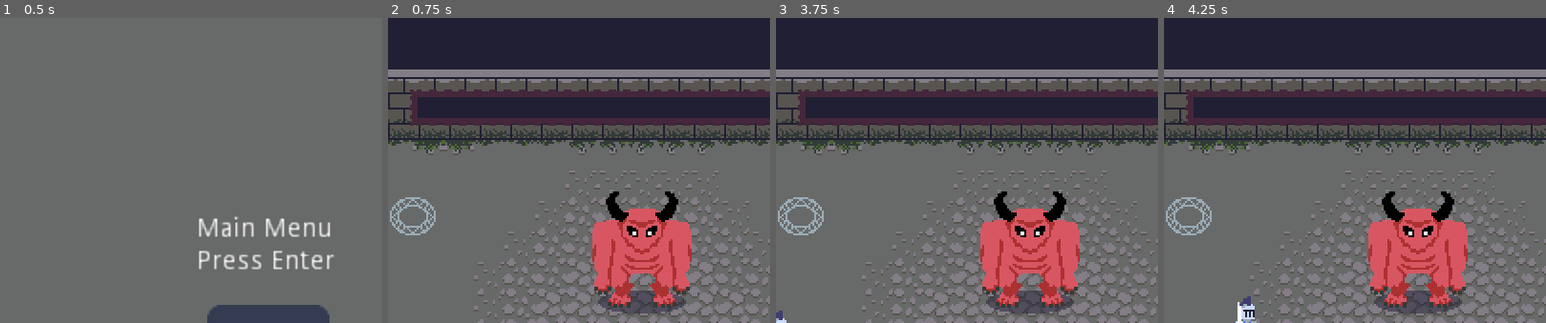
Above: before the commit, frames 1-4 (left to right).
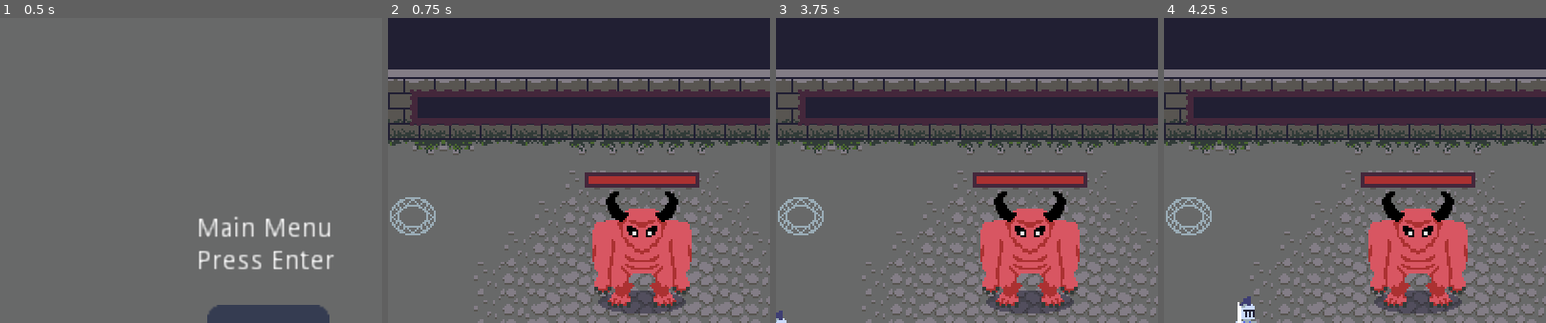
Above: after the commit, the same moments.

Repository: svntax/LD46-KeepItAlive
Game: Godot game, scene res://MainMenu/Main.tscn
The game is run twice, just before and just after one commit, with the same random seed, the same clock (stepped at 60 frames per second) and the same inputs. The engine's default icon, where the game draws it, is replaced by a stand-in: a white triangle on a blue panel in a dark square.
Inputs (mouse positions are % of the whole screen's width and height, from its top left):
- Up to frame 1 (0.5 s): no input
- Up to frame 2 (0.75 s): tap Enter (ui_accept) at 0.5 s; move the mouse to (72, 45) at 0.52 s; hold Right (MOVE_RIGHT) from 0.53 s (still down); click (72, 45) at 0.6 s
- Up to frame 3 (3.75 s): tap Enter (ui_accept) at 0.77, 1.52, 3.02 s; move the mouse to (30, 55) at 1.27 s; release Right (MOVE_RIGHT) at 1.28 s; hold Down (MOVE_DOWN) 1.28-2.03 s; click (30, 55) at 1.35 s; move the mouse to (60, 28) at 2.02 s; hold Right (MOVE_RIGHT) 2.03-2.78 s; click (60, 28) at 2.1 s; move the mouse to (45, 70) at 2.77 s; hold Up (MOVE_UP) 2.78-3.53 s; click (45, 70) at 2.85 s; move the mouse to (80, 65) at 3.52 s; hold Left (MOVE_LEFT) from 3.53 s (still down); click (80, 65) at 3.6 s
- Up to frame 4 (4.25 s): keep holding Left (MOVE_LEFT); tap Enter (ui_accept) at 3.77 s
The pictures show only the part of the screen within x 17-67%, y 0-50%; the shares and areas given below are measured in that part.

Frame 1 is identical in both runs. In frame 2, 1.5% of the frame differs, in the area x 51-82%, y 50-56%; in frame 3, 1.5%; in frame 4, 1.5%.

Commit message:
Added healthbar to boss.

Diff:
--- a/Allies/Boss.gd
+++ b/Allies/Boss.gd
@@ -10,7 +10,8 @@
 onready var velocity : Vector2 = Vector2()
 onready var knockback_velocity : Vector2 = Vector2()
 
-onready var health = 10
+const MAX_HEALTH = 10
+onready var health = MAX_HEALTH
 onready var is_dead = false
 
 onready var shoot_timer = $ShootTimer
@@ -20,6 +21,7 @@
 onready var animation_player = $AnimationPlayer
 onready var effects_player = $EffectsPlayer
 onready var shockwave_spawn_pos = $ShockwaveSpawnPosition
+onready var health_bar = $UI/HealthBar
 
 onready var AGGRO_RANGE = 300
 onready var SPEED = 500
@@ -43,8 +45,9 @@
     movement_duration_timer.connect("timeout", self, "_end_movement")
     movement_duration_timer.one_shot = true
 
+    hitbox.connect("body_entered", self, "_on_body_entered")
 
-    hitbox.connect("body_entered", self, "_on_body_entered")
+    health_bar.set_value(100)
 
 # Shoots a bullet towards the player
 #func shoot_bullet() -> void:
@@ -99,12 +102,17 @@
     hitbox.monitorable = false
     game_root.game_over()
 
+func update_health_bar() -> void:
+    var value = floor(100.0 * health / MAX_HEALTH)
+    health_bar.set_value(value)
+
 func damage() -> void:
     if health <= 0:
         pass
     else:
         if !effects_player.is_playing():
             health -= 1
+            update_health_bar()
             if health <= 0:
                 # Do NOT queue_free() the boss, do a custom death handling
                 kill()
--- a/Allies/Boss.tscn
+++ b/Allies/Boss.tscn
@@ -195,6 +195,22 @@
 "values": [ false, true, false, true, false, true ]
 }
 
+[sub_resource type="StyleBoxFlat" id=6]
+bg_color = Color( 0.67451, 0.196078, 0.196078, 1 )
+anti_aliasing = false
+
+[sub_resource type="StyleBoxFlat" id=7]
+bg_color = Color( 0.270588, 0.156863, 0.235294, 1 )
+border_width_left = 1
+border_width_top = 1
+border_width_right = 1
+border_width_bottom = 1
+border_color = Color( 0.270588, 0.156863, 0.235294, 1 )
+expand_margin_left = 2.0
+expand_margin_right = 2.0
+expand_margin_top = 2.0
+expand_margin_bottom = 2.0
+
 [node name="Boss" type="KinematicBody2D" groups=[
 "Boss",
 ]]
@@ -268,4 +284,22 @@
 
 [node name="EffectsPlayer" type="AnimationPlayer" parent="."]
 anims/damaged = SubResource( 5 )
+
+[node name="UI" type="Node2D" parent="."]
+position = Vector2( 0, -57 )
+z_index = 10
+
+[node name="HealthBar" type="ProgressBar" parent="UI"]
+margin_left = -28.0
+margin_top = -2.0
+margin_right = 28.0
+margin_bottom = 2.0
+rect_min_size = Vector2( 0, 2 )
+custom_styles/fg = SubResource( 6 )
+custom_styles/bg = SubResource( 7 )
+value = 65.0
+percent_visible = false
+__meta__ = {
+"_edit_use_anchors_": false
+}
 [connection signal="animation_finished" from="AnimationPlayer" to="." method="_on_AnimationPlayer_animation_finished"]
Not shown: 1 places in Allies/Boss.tscn that only renumber resources
